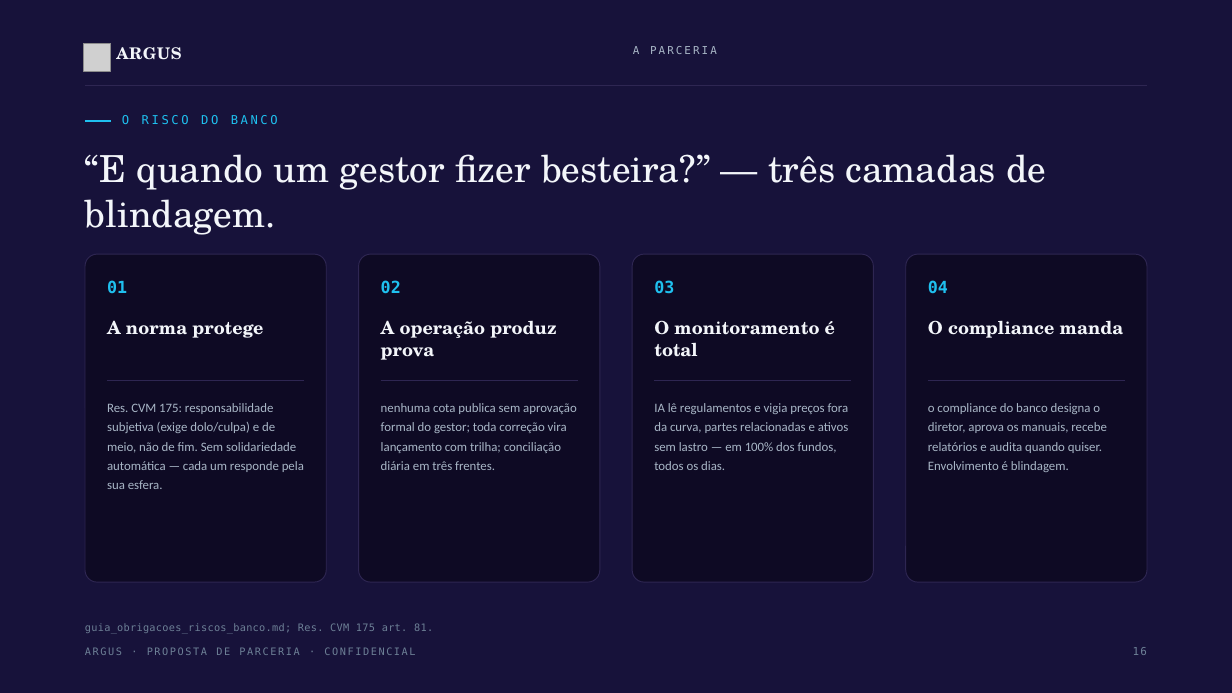
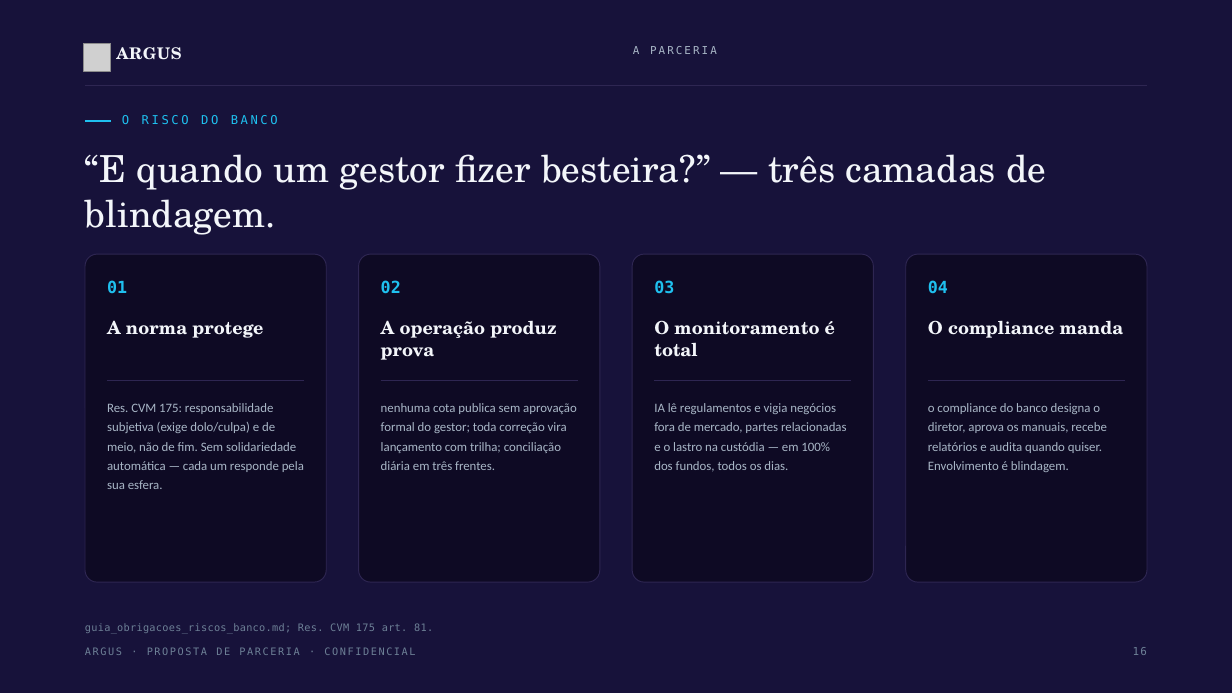
Before and after one commit to viniciuscbf/dtvm, a slide deck: slide 17 of apresentacao/Argus_Apresentacao.pptx. Drawn at 1232x693 pixels with LibreOffice and Linux fonts; fonts in the diff are those of the drawing; grey boxes stand for pictures. Boxes give left, top, right and bottom in pixels: in the first picture for what was removed or moved away, otherwise in the second. Text is boxed around its words. In the diff, an @@ line names an element or a change of style, - is before the commit and + after.

```diff
--- a/apresentacao/Argus_Apresentacao.pptx
+++ b/apresentacao/Argus_Apresentacao.pptx
@@ text at (654,403,846,472): text changed @@
-IA lê regulamentos e vigia preços fora da curva, partes relacionadas e ativos sem lastro — em 100% dos fundos, todos os dias.
+IA lê regulamentos e vigia negócios fora de mercado, partes relacionadas e o lastro na custódia — em 100% dos fundos, todos os dias.
```
Also in this commit, not shown: 7 other slides changed, 53 other files.
